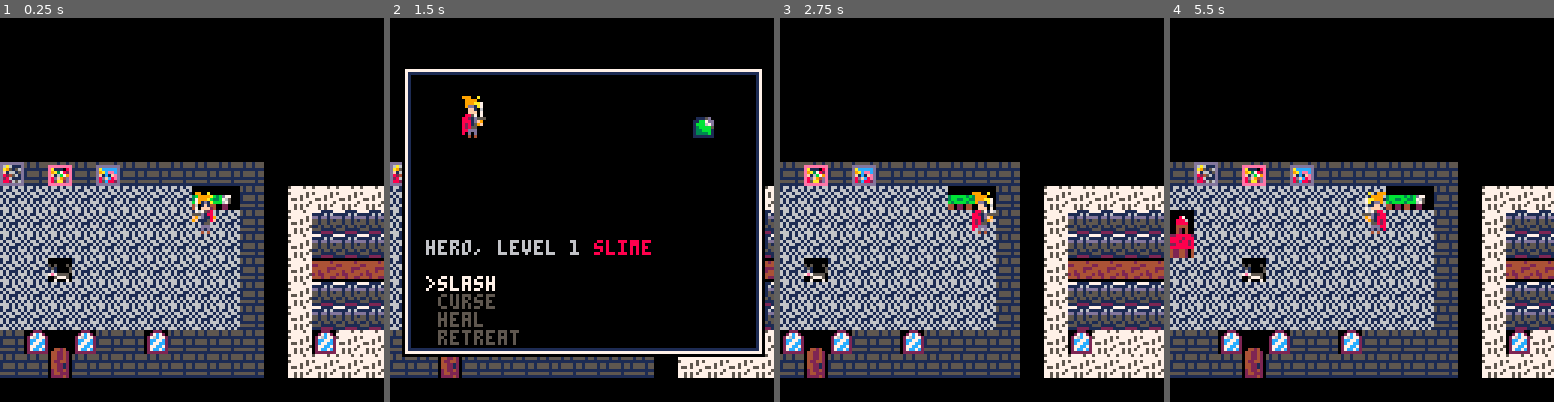
Above: before the commit, frames 1-4 (left to right).
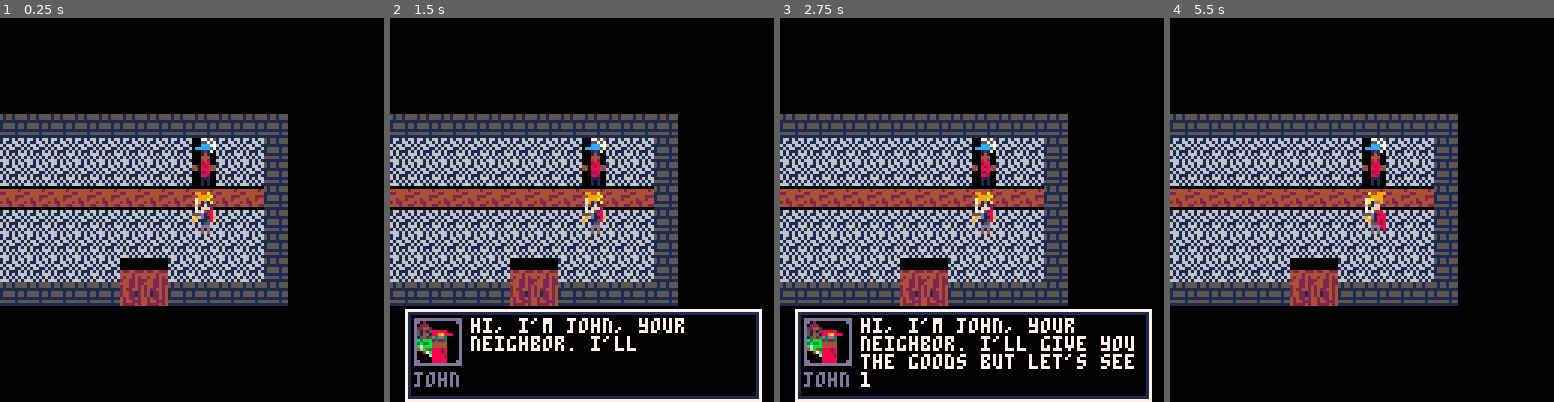
Above: after the commit, the same moments.

Repository: SestrenExsis/LD48_Deeper_and_Deeper
Game: PICO-8 cartridge deeper_ldjam48.p8
The game is run twice, just before and just after one commit, with the same random seed, the same clock (stepped at 60 frames per second) and the same inputs.
Inputs:
- Up to frame 1 (0.25 s): no input
- Up to frame 2 (1.5 s): tap X (X key) at 0.33, 1.07 s; tap O (Z key) at 0.7 s
- Up to frame 3 (2.75 s): hold Right 1.6-2.1 s; tap O (Z key) at 1.7, 2.1, 2.5 s; tap X (X key) at 1.85 s; hold Up 2.15-2.42 s; hold Right from 2.47 s (still down)
- Up to frame 4 (5.5 s): tap O (Z key) every 0.4 s from 2.9 to 5.3 s; tap X (X key) at 2.97, 4.08, 5.2 s; release Right at 3.03 s; hold Left 3.08-3.58 s; hold Down 3.63-3.97 s; hold Right 4.02-4.68 s; hold Up 4.73-5.03 s; hold Left from 5.08 s (still down)

The runs differ from the first frame. In frame 1, 49% of the frame differs, in the area x 0-100%, y 25-94%; in frame 2, 51%; in frame 3, 52%, in the area x 0-100%, y 25-100%; in frame 4, 45%.

Commit message:
Add RPG-style dialogue window

Diff:
--- a/deeper_ldjam48.p8
+++ b/deeper_ldjam48.p8
@@ -36,18 +36,26 @@
 _herof="" -- hero facing dir
 _camx=0 -- camera target x
 _camy=0 -- camera target y
-_doors={ -- doors
+-- door triggers
+-- from_x,from_y,to_x,to_y
+_doors={
 -- blue single-door house
-	{9,14,22,61},{22,62,9,15},
+	{9,14,31,55},{31,56,9,15},
 -- blue double-door house
-	{22,14,7,61},{7,62,22,15},
-	{23,14,8,61},{8,62,23,15},
+	{22,14,8,55},{8,56,22,15},
+	{23,14,9,55},{9,56,23,15},
 -- white single-door house
-	{12,4,54,61},{54,62,12,5},
+	{12,4,87,55},{87,56,12,5},
 -- white double-door house
-	{29,21,38,61},{38,62,29,22},
-	{30,21,39,61},{39,62,30,22},
+	{32,21,57,55},{57,56,32,22},
+	{33,21,58,55},{58,56,33,22},
 --
+}
+-- dialogue triggers
+-- x,y,portrait,name,quote
+_chats={
+-- john
+	{11,53,98,"john","hi, i'm john, your \nneighbor. i'll give you \nthe goods but let's see \n10 gold coins first."},
 }
 _world={x1=0,y1=0,x2=128,y2=128}
 _bound=_world
@@ -63,15 +71,15 @@
 	"retreat",
 }
 _mobs={
-	{name="slime",anim=36,hp=10,dmg=1},
-	{name="chicken",anim=8,hp=5,dmg=3},
-	{name="pig",anim=25,hp=25,dmg=1},
+	{name="slime",anim=36,hp=5,dmg=1},
+	{name="rocket pig",anim=25,hp=25,dmg=5},
+	{name="subcon",anim=68,hp=100,dmg=10},
 }
 _mob={}
 
 function _init()
-	_herox=28
-	_heroy=56
+	_herox=11--37
+	_heroy=53--50
 	_heron="hero"
 	_herol=1
 	_herof="dn"
@@ -147,7 +155,20 @@
 	_camx=8*_herox-64
 	_camy=8*_heroy-64
 	if btnp(❎) then
-		initfight()
+		local chatfnd=false
+		for chat in all(_chats) do
+			if (
+				_herox==chat[1] and
+				_heroy==chat[2]
+			) then
+				initchat(chat)
+				chatfnd=true
+				break
+			end
+		end
+		if not chatfnd then
+			initfight()
+		end
 	end
 end
 
@@ -252,16 +273,55 @@
 	camera(camx,camy)
 end
 
-…(10 lines of a section not shown)…
+function initchat(chat)
+	initfn=initchat
+	updatefn=updatechat
+	drawfn=drawchat
+	_portrait=chat[3]
+	_name=chat[4]
+	_quote=chat[5]
+	_phase=1
+end
+
+function updatechat()
+	if btnp(❎) then
+		initworld()
+	end
+end
+
+function quote(q)
+	local res=""
+	local snds={"a1","e1","b1"}
+	local snd=""
+	for c in all(split(q,"")) do
+		snd=rnd(snds)
+		res..="\as1i0"..snd.." \^1"..c
+	end
+	return res
+end
+
+function drawchat()
+	local camx=_camx
+	local camy=_camy
+	local x1=4
+	local y1=96
+	local x2=x1+120
+	local y2=y1+32
+	camera(0,0)
+	rectfill(x1+0,y1+0,x2-0,y2-0,0)
+	rectfill(x1+1,y1+1,x2-1,y2-1,7)
+	rectfill(x1+2,y1+2,x2-2,y2-2,1)
+	rectfill(x1+3,y1+3,x2-3,y2-3,0)
+	spr(_portrait,x1+4,y1+4,2,2)
+	print(_name,x1+4,y1+22,13)
+	local text=_quote
+	if _phase==1 then
+		text=quote(_quote)
+	end
+	print(text,x1+23,y1+4,7)
+	camera(camx,camy)
+	_phase=2
+end
 
 
 
@@ -381,32 +441,32 @@
 0000000000000000000101010001000101000000000000010000000101010001000000010001000000000000010001000101010100010000000001010100000000000000000000000000000000000000000000000000000000000000000000000000000000000000000000000000000000000000000000000000000000000000
 0000000000000000000000000000000000000000000000000000000000000000000000000000000000000000000000000000000000000000000000000000000000000000000000000000000000000000000000000000000000000000000000000000000000000000000000000000000000000000000000000000000000000000
 __map__
-3232424242323232323034343434341032323232323232323232323232323232323232323232323232323232323232323232323232323232323232323232323232323232323232323232323232323232323232323232323232323232323232323232323232323232323232323232323232323232323232323232323232323232
-3232424242323232302222222222222210323232323232323232323232323232323232323232323232323232323232323232323232323232323232323232323232323232323232323232323232323232323232323232323232323232323232323232323232323232323232323232323232323232323232323232323232323232
+3232424242323232323034343434341032323232323232323232323232323232323232323232323232323232323232323232323232323232323232323232323232323232323232323232323232323232323232323232323200000000000000000000000000000000000032323232323232323232323232323232323232323232
+3232424242323232302222222222222210323232323232323232323232323232323232323232323232323232323232323232323232323232323232323232323232323232323232323232323232323232323232323232323200000000000000000000000000000000000032323232323232323232323232323232323232323232
 32324242423232321e1e1e1e1e1e1e1e1e323232323232323232323232323232323232323232323232323232323232323232323232323232323232323232323232323232323232323232323232323232323232323232323232323232323232323232323232323232323232323232323232323232323232323232323232323232
 3232323f323232321e1e1e1e211e1e1e1e323232323232323232323232323232323232323232323232323232323232323232323232323232323232323232323232323232323232323232323232323232323232323232323232323232323232323232323232323232323232323232323232323232323232323232323232323232
 3232323f323232321e1e1e1e311e1e1e1e323232323232323232323232323232323232323232323232323232323232323232323232323232323232323232323232323232323232323232323232323232323232323232323232323232323232323232323232323232323232323232323232323232323232323232323232323232
-3232323224323232323232323232323232323232323232323232323232323232323232323232323232323232323232323232323232323232323232323232323232323232323232323232323232323232323232323232323232323232323232323232323232323232323232323232323232323232323232323232323232323232
 3232323232323232323232323232323232323232323232323232323232323232323232323232323232323232323232323232323232323232323232323232323232323232323232323232323232323232323232323232323232323232323232323232323232323232323232323232323232323232323232323232323232323232
-3232323232323232322432323232323232323232323232323232323232323232323232323232323232323232323232323232323232323232323232323232323232323232323232323232323232323232323232323232323232323232323232323232323232323232323232323232323232323232323232323232323232323232
+3232323232323232323232323232323232323232323232323232323232323232323232323232323232323232323232323232323232323232323232323232323232323232323232323232323232323232323232323232323232323232323232323232323232323232323232323232323232323232323232323232323232323232
+3232323232323232323232323232323232323232323232323232323232323232323232323232323232323232323232323232323232323232323232323232323232323232323232323232323232323232323232323232323232323232323232323232323232323232323232323232323232323232323232323232323232323232
 3232323232323232323232323232323232323232323230103232323232323232323232323232323232323232323232323232323232323232323232323232323232323232323232323232323232323232323232323232323232323232323232323232323232323232323232323232323232323232323232323232323232323232
 3232323232323232322332323232323232323232323022221032323232323232323232323232323232323232323232323232323232323232323232323232323232323232323232323232323232323232323232323232323232323232323232323232323232323232323232323232323232323232323232323232323232323232
 3232323232323232302210323232323232323232302222222210323232323232323232323232323232323232323232323232323232323232323232323232323232323232323232323232323232323232323232323232323232323232323232323232323232323232323232323232323232323232323232323232323232323232
 3232320406060630222222101a1a1a1a1a1a3232202020202020323232323232323232323232323232323232323232323232323232323232323232323232323232323232323232323232323232323232323232323232323232323232323232323232323232323232323232323232323232323232323232323232323232323232
 3232321632083220202020201a1a1a1a1a1c3232202020202020323232323232323232323232323232323232323232323232323232323232323232323232323232323232323232323232323232323232323232323232323232323232323232323232323232323232323232323232323232323232323232323232323232323232
-3232321632193226262126261a1a1a1a1a32323220202c2c2020323232301032323232323232323232323232323232323232323232323232323232323232323232323232323232323232323232323232323232323232323232323232323232323232323232323232323232323232323232323232323232323232323232323232
-3232321619323220203120201a1a1a1a1a1b323220203b3c2020323230222210323232323232323232323232323232323232323232323232323232323232323232323232323232323232323232323232323232323232323232323232323232323232323232323232323232323232323232323232323232323232323232323232
-3232321406060615323232321a2a2a1a2a2a3232272732322727323022222222103232323232323232323232323232323232323232323232323232323232323232323232323232323232323232323232323232323232323232323232323232323232323232323232323232323232323232323232323232323232323232323232
-3232323232323232323232090909090909093232323232323232302222222222221032323232323232323232323232323232323232323232323232323232323232323232323232323232323232323232323232323232323232323232323232323232323232323232323232323232323232323232323232323232323232323232
-3232321a1a2a1c2a1a1c1b2a1a2a1a2a2a1a1a32323232323230222222222222222210323232323232323232323232323232323232323232323232323232323232323232323232323232323232323232323232323232323232323232323232323232323232323232323232323232323232323232323232323232323232323232
-3232322a2a2a2a2a2a2a2a2a2a2a2a2a2a2a1a3232323232321e1e1e1e1e1e1e1e1e1e323232323232323232323232323232323232323232323232323232323232323232323232323232323232323232323232323232323232323232323232323232323232323232323232323232323232323232323232323232323232323232
-3232322a2a2a2a2a2a2a2a2a2a2a2a2a2a2a1a3232323232321e1e1e1e1e1e1e1e1e1e323232323232323232323232323232323232323232323232323232323232323232323232323232323232323232323232323232323232323232323232323232323232323232323232323232323232323232323232323232323232323232
-3232322a2a2a2a2a2a2a2a2a2a2a2a2a2a2a323232323232321e261e262c2c261e261e323232323232323232323232323232323232323232323232323232323232323232323232323232323232323232323232323232323232323232323232323232323232323232323232323232323232323232323232323232323232323232
-3232322a2a2a2a2a2a2a2a2a2a2a2a2a2a2a323232323232321e1e1e1e3b3c1e1e1e1e323232323232323232323232323232323232323232323232323232323232323232323232323232323232323232323232323232323232323232323232323232323232323232323232323232323232323232323232323232323232323232
-3232322a2a2a2a2a2a2a2a2a2a2a2a2a2a2a3232323232323232323232323232323232323232323232323232323232323232323232323232323232323232323232323232323232323232323232323232323232323232323232323232323232323232323232323232323232323232323232323232323232323232323232323232
+3232321632193226262126261a1a1a1a1a32323220202c2c2020323232323232301032323232323232323232323232323232323232323232323232323232323232323232323232323232323232323232323232323232323232323232323232323232323232323232323232323232323232323232323232323232323232323232
+3232321619323220203120201a1a1a1a1a1b323220203b3c2020323232323230222210323232323232323232323232323232323232323232323232323232323232323232323232323232323232323232323232323232323232323232323232323232323232323232323232323232323232323232323232323232323232323232
+3232321406060615323232321a2a2a1a2a2a3232272732322727323232323022222222103232323232323232323232323232323232323232323232323232323232323232323232323232323232323232323232323232323232323232323232323232323232323232323232323232323232323232323232323232323232323232
+3232323232323232323232090909090909093232323232323232323232302222222222221032323232323232323232323232323232323232323232323232323232323232323232323232323232323232323232323232323232323232323232323232323232323232323232323232323232323232323232323232323232323232
+1a1a2a1a1a2a1c2a1a1c1b2a1a2a1a2a2a1a1a32323232323232323230222222222222222210323232323232323232323232323232323232323232323232323232323232323232323232323232323232323232323232323232323232323232323232323232323232323232323232323232323232323232323232323232323232
+2a2a2a2a2a2a2a2a2a2a2a2a2a2a2a2a2a2a1a3232323232323232321e1e1e1e1e1e1e1e1e1e323232323232323232323232323232323232323232323232323232323232323232323232323232323232323232323232323232323232323232323232323232323232323232323232323232323232323232323232323232323232
+2a2a2a2a2a2a2a2a2a2a2a2a2a2a2a2a2a2a1a3232323232323232321e1e1e1e1e1e1e1e1e1e323232323232323232323232323232323232323232323232323232323232323232323232323232323232323232323232323232323232323232323232323232323232323232323232323232323232323232323232323232323232
+2a2a2a2a2a2a2a2a2a2a2a2a2a2a2a2a2a2a323232323232323232321e261e262c2c261e261e323232323232323232323232323232323232323232323232323232323232323232323232323232323232323232323232323232323232323232323232323232323232323232323232323232323232323232323232323232323232
+2a2a2a2a2a2a2a2a2a2a2a2a2a2a2a2a2a2a323232323232323232321e1e1e1e3b3c1e1e1e1e323232323232323232323232323232323232323232323232323232323232323232323232323232323232323232323232323232323232323232323232323232323232323232323232323232323232323232323232323232323232
+2a2a2a2a2a2a2a2a2a2a2a2a2a2a2a2a2a2a3232323232323232323232323232323232323232323232323232323232323232323232323232323232323232323232323232323232323232323232323232323232323232323232323232323232323232323232323232323232323232323232323232323232323232323232323232
 3232323232322a2a2a2a2a323232323232323232323232323232323232323232323232323232323232323232323232323232323232323232323232323232323232323232323232323232323232323232323232323232323232323232323232323232323232323232323232323232323232323232323232323232323232323232
 3232323232322a2a2a2a2a323232323232323232323232323232323232323232323232323232323232323232323232323232323232323232323232323232323232323232323232323232323232323232323232323232323232323232323232323232323232323232323232323232323232323232323232323232323232323232
-3232323232322a2a2a2a2a323232323232323232323232323232323232323232323232323232323232323232323232323232323232323232323232323232323232323232323232323232323232323232323232323232323232323232323232323232323232323232323232323232323232323232323232323232323232323232
+3232323232322a2a2a2a2a323232323224323232323232323232323232323232323232323232323232323232323232323232323232323232323232323232323232323232323232323232323232323232323232323232323232323232323232323232323232323232323232323232323232323232323232323232323232323232
 3232323232322a2a2a2a2a323232323232323232323232323232323232323232323232323232323232323232323232323232323232323232323232323232323232323232323232323232323232323232323232323232323232323232323232323232323232323232323232323232323232323232323232323232323232323232
 1a2a2a3232322a2a2a2a2a323232323232323232323232323232323232323232323232323232323232323232323232323232323232323232323232323232323232323232323232323232323232323232323232323232323232323232323232323232323232323232323232323232323232323232323232323232323232323232
 2a2a2a2a2a2a2a2a2a2a2a1a1a1a1a1a1a1a1c32323232323232323232323232323232323232323232323232323232323232323232323232323232323232323232323232323232323232323232323232323232323232323232323232323232323232323232323232323232323232323232323232323232323232323232323232
Not shown, changed: 52 lines of the sprite sheet (__gfx__) section of deeper_ldjam48.p8
Not shown, changed: the sound effects (__sfx__) section of deeper_ldjam48.p8
